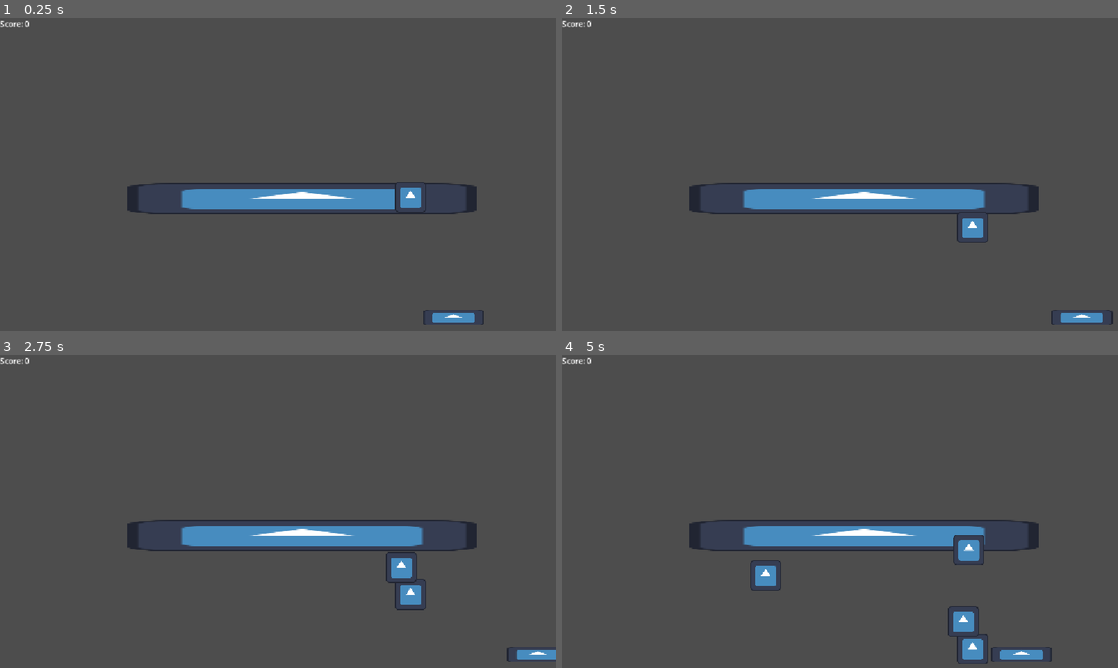
Above: before the commit, frames 1-4 (two rows, left to right).
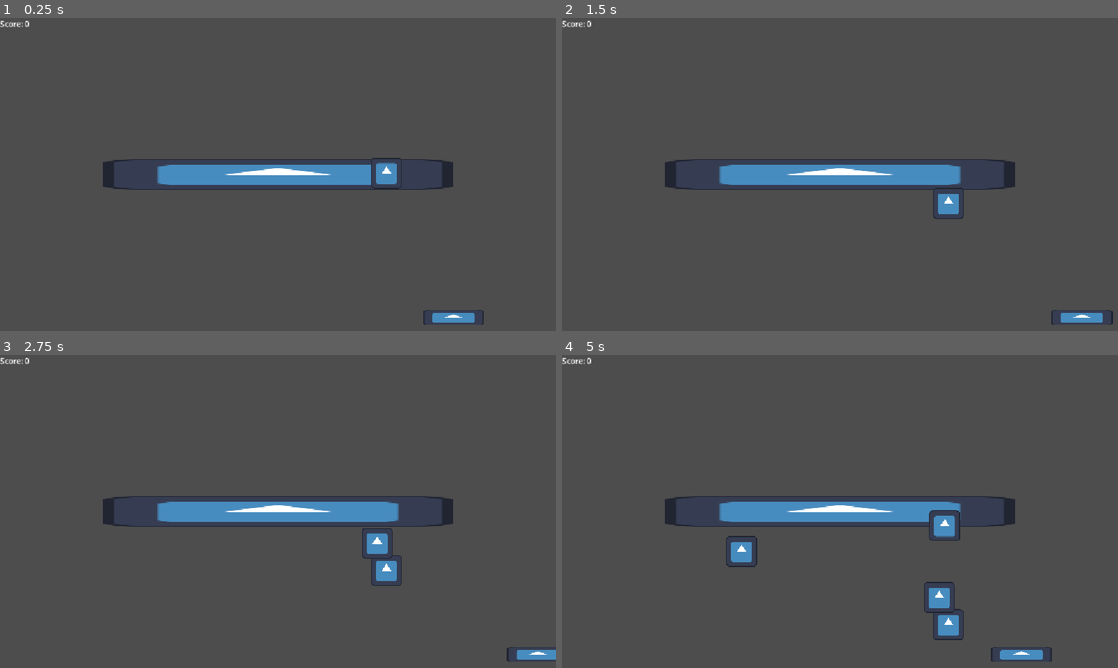
Above: after the commit, the same moments.

Repository: KoaiLamg/catching-game
Game: Godot game, scene res://Màn hình chơi game.tscn
Same seed, same stepped clock (60 frames per second), same inputs: the game is played once before the commit and once after it. The engine's default icon, where the game draws it, is replaced by a stand-in: a white triangle on a blue panel in a dark square.
Inputs:
- Up to frame 1 (0.25 s): no input
- Up to frame 2 (1.5 s): hold D (move_right_catching_game) 0.53-1.28 s; hold A (move_left_catching_game) from 1.28 s (still down)
- Up to frame 3 (2.75 s): release A (move_left_catching_game) at 2.03 s; hold D (move_right_catching_game) from 2.03 s (still down)
- Up to frame 4 (5 s): release D (move_right_catching_game) at 3.53 s; hold A (move_left_catching_game) from 3.53 s (still down)

The runs differ from the first frame. In frame 1, 6.8% of the frame differs, in the area x 18-86%, y 44-63%; in frame 2, 7.0%; in frame 3, 7.5%; in frame 4, 8.4%, in the area x 18-86%, y 45-99%.

Commit message:
Xóa vật dưới chân
Tránh tràn entities

Diff:
--- a/Khuvucday.tscn
+++ b/Khuvucday.tscn
@@ -1,3 +1,15 @@
 [gd_scene format=3 uid="uid://bjjaxmuxt8o0s"]
 
-[node name="Node2D" type="Node2D" unique_id=1911030782]
+[ext_resource type="Script" uid="uid://b0ind87brsuup" path="res://khuvucday.gd" id="1_tgyfb"]
+
+[sub_resource type="RectangleShape2D" id="RectangleShape2D_1vivr"]
+size = Vector2(100, 20)
+
+[node name="Khuvucday" type="Area2D" unique_id=2093962908]
+script = ExtResource("1_tgyfb")
+
+[node name="CollisionShape2D" type="CollisionShape2D" parent="." unique_id=827003167]
+scale = Vector2(16, 8)
+shape = SubResource("RectangleShape2D_1vivr")
+
+[connection signal="area_entered" from="." to="." method="_on_area_entered"]
--- a/Màn hình chơi game.tscn
+++ b/Màn hình chơi game.tscn
@@ -4,6 +4,7 @@
 [ext_resource type="PackedScene" uid="uid://delr4nf88f4u0" path="res://Mồm.tscn" id="2_3qfuk"]
 [ext_resource type="PackedScene" uid="uid://bmedtgpodo6x4" path="res://Bộ rơi ngẫu nhiên.tscn" id="2_w7xkx"]
 [ext_resource type="Script" uid="uid://c04fd1ve14b6r" path="res://canvas_layer.gd" id="4_m4s0i"]
+[ext_resource type="PackedScene" uid="uid://bjjaxmuxt8o0s" path="res://Khuvucday.tscn" id="5_hntja"]
 
 [node name="Sceen" type="Node2D" unique_id=1243487346]
 script = ExtResource("1_w7xkx")
@@ -12,7 +13,6 @@
 position = Vector2(727, 593)
 
 [node name="Bo roi ngau nhien" parent="." unique_id=1707146006 instance=ExtResource("2_w7xkx")]
-position = Vector2(100, 100)
 
 [node name="Camera2D" type="Camera2D" parent="." unique_id=386399931]
 zoom = Vector2(0.5, 0.5)
@@ -23,3 +23,6 @@
 [node name="ScoreLabel" type="Label" parent="CanvasLayer" unique_id=338252742]
 offset_right = 40.0
 offset_bottom = 23.0
+
+[node name="Khuvucday" parent="." unique_id=2093962908 instance=ExtResource("5_hntja")]
+position = Vector2(7, 801)
--- /dev/null
+++ b/khuvucday.gd
@@ -0,0 +1,7 @@
+extends Area2D
+
+
+
+func _on_area_entered(area: Area2D) -> void:
+	print("ENT")
+	area.queue_free() # Replace with function body.
Not shown, added: khuvucday.gd.uid
